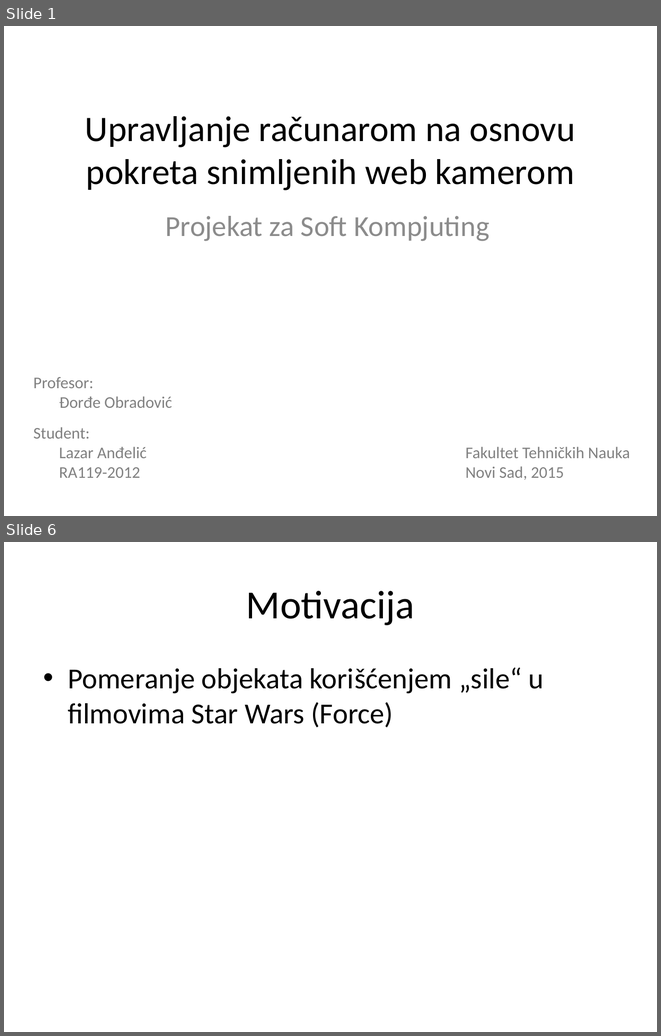
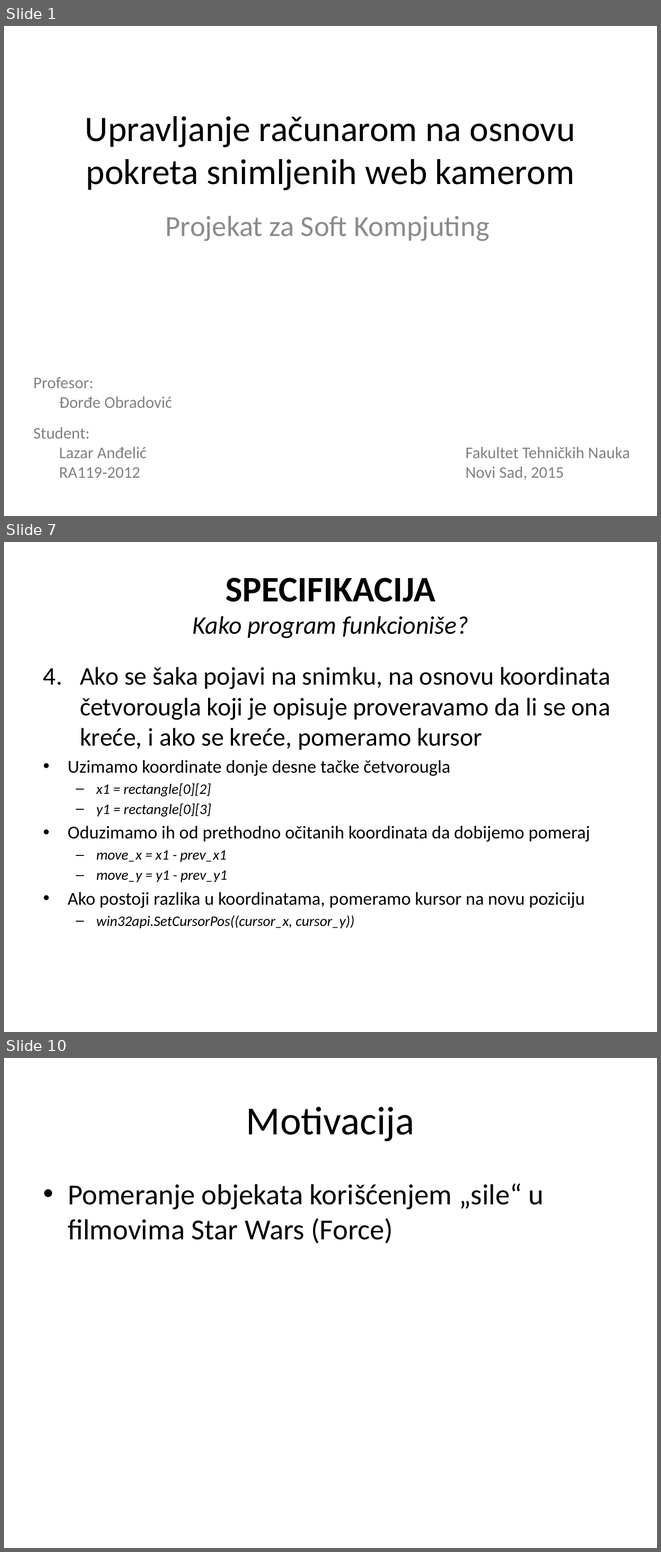
Before and after one commit to cLaki/UseTheForce, a slide deck: Upravljanje računarom na osnovu pokreta snimljenih web kamerom.pptx. Shown one above the other, each under a label of ours: slides 1 and 6 before the commit, slides 1, 7 and 10 after it; the slides between them are not shown. The pictures are 661x1036 and 661x1552 pixels, drawn with LibreOffice and Linux fonts; fonts in the diff are those of the drawing. Boxes give left, top, right and bottom in pixels: in the first picture for what was removed or moved away, otherwise in the second. Text is boxed around its words. In the diff, an @@ line names an element or a change of style, - is before the commit and + after.

```diff
--- a/Upravljanje računarom na osnovu pokreta snimljenih web kamerom.pptx
+++ b/Upravljanje računarom na osnovu pokreta snimljenih web kamerom.pptx
@@ slide 7 added at (x1=4, y1=542, x2=657, y2=1032), background #FFFFFF @@
@@ title added at (x1=193, y1=578, x2=468, y2=638), 27.9 pt, text #000000, italic @@
+SPECIFIKACIJA
+Kako program funkcioniše?
@@ text added at (x1=68, y1=667, x2=611, y2=928), 20 pt, text #000000 @@
+4. Ako se šaka pojavi na snimku, na osnovu koordinata četvorougla koji je opisuje proveravamo da li se ona kreće, i ako se kreće, pomeramo kursor
+• Uzimamo koordinate donje desne tačke četvorougla
+  – x1 = rectangle[0][2]
+  – y1 = rectangle[0][3]
+• Oduzimamo ih od prethodno očitanih koordinata da dobijemo pomeraj
+  – move_x = x1 - prev_x1
+  – move_y = y1 - prev_y1
+• Ako postoji razlika u koordinatama, pomeramo kursor na novu poziciju
+  – win32api.SetCursorPos((cursor_x, cursor_y))
@@ what was slide 6 is now slide 10 @@
```
Also in this commit, not shown: 7 slides changed, 4 other slides added, 37 other files.
